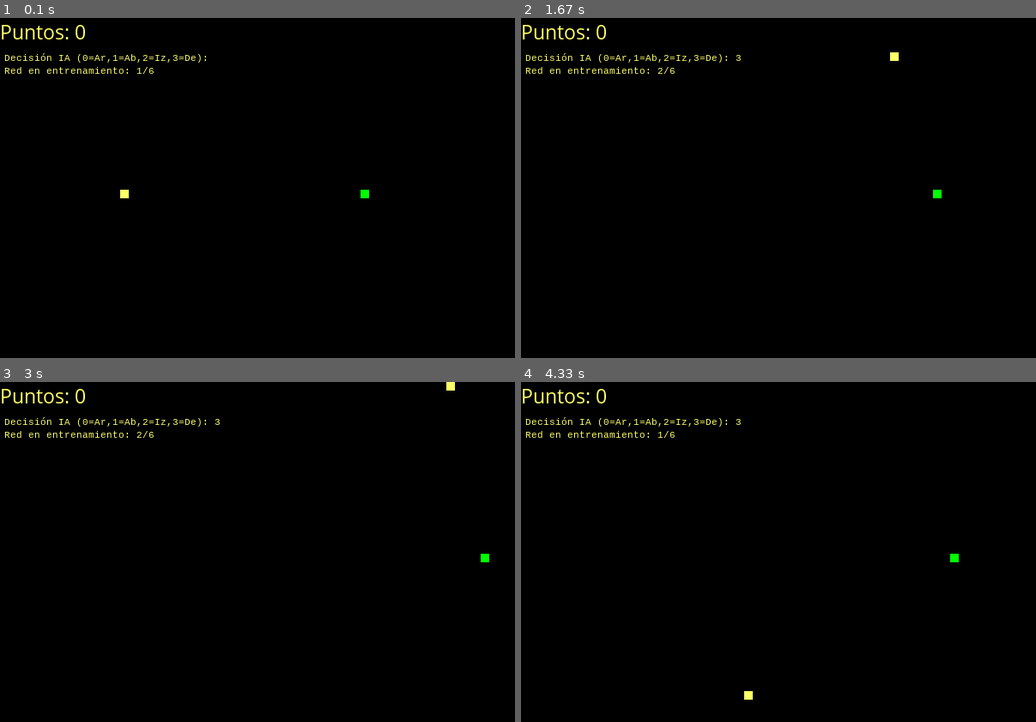
Above: before the commit, frames 1-4 (two rows, left to right).
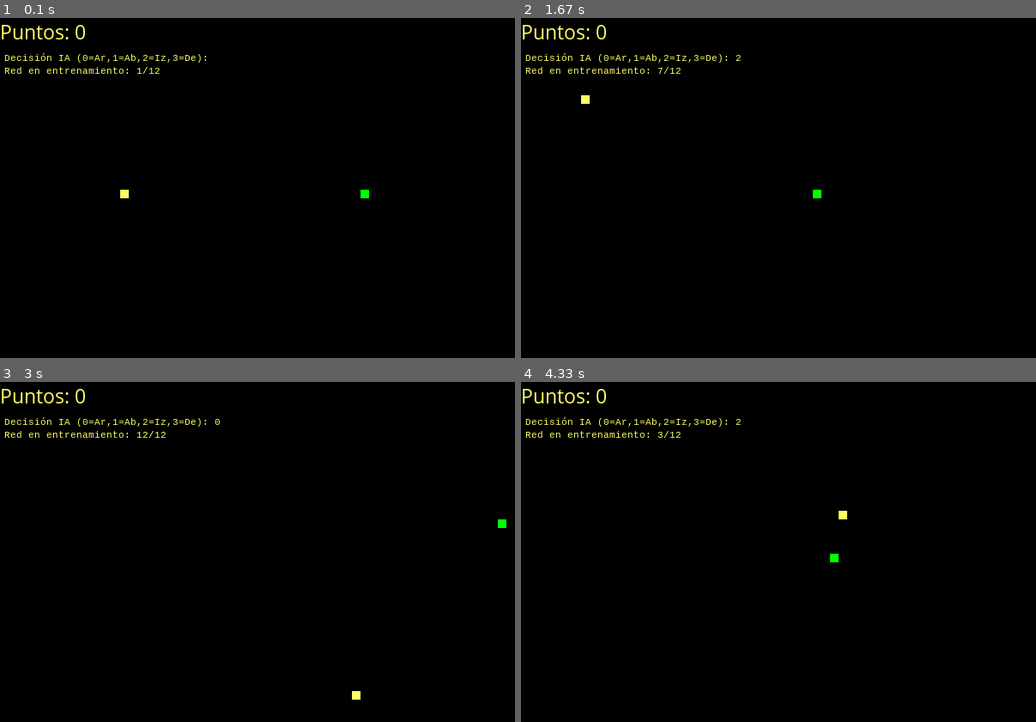
Above: after the commit, the same moments.

Repository: PonchoRey/Ometecu_2026
Game: pygame game, started from snake_IA.py
Two runs of this game, one before a commit and one after it. Both use one fixed random seed, a clock stepped at 60 frames per second and the inputs below.
Inputs:
- Up to frame 1 (0.1 s): no input
- Up to frame 2 (1.67 s): tap S at 0.33, 0.67 s
- Up to frame 3 (3 s): no input
- Up to frame 4 (4.33 s): no input

The runs differ from the first frame. In frame 1, less than 0.1% of the frame differs, in the area x 28-31%, y 14-17%; in frame 2, 0.2%; in frame 3, 0.2%, in the area x 26-99%, y 0-94%; in frame 4, 0.2%.

Commit message:
muchas pruebas de entrenamiento, lo importe: bug en --baseGenetico.py-- se arregla fuga de datos al regresar la poblacion en funcion.

Diff:
--- a/4_ejemplo_genetico.py
+++ b/4_ejemplo_genetico.py
@@ -4,14 +4,14 @@
 
 
 TAM_POBLACION_NEURONAL = 6
-NUM_GENERACIONES = 20000
+NUM_GENERACIONES = 1
 array_poblacion_red = []
 poblacion_con_fitness = []
 
 
 for x in range(TAM_POBLACION_NEURONAL):
     red_neuronal = Ometecu()
-    red_neuronal.set_config_red(capa_inicial=6, capa_intermedia=20, capa_final=5)
+    red_neuronal.set_config_red(capa_inicial=1, capa_intermedia=4, capa_final=1)
     valor_aleatoreo = [round(random.uniform(0.2, 0.8), 10) for elem in red_neuronal.get_memoria()]
     red_neuronal.set_memoria_genetico(valor_aleatoreo)
     array_poblacion_red.append(red_neuronal)
@@ -21,14 +21,34 @@
                        tasa_mutacion=0.01, num_generaciones=NUM_GENERACIONES)
 
 
+print("se genra la poblacion y se signa el fitnees por primera vez")
+fitnees = [1,2,9,4,5,1]
+array_poblacion_red = ag.redes_genetico(fitnees, array_poblacion_red)
+ag.estadisticas_poblacion()
+print("--------------------------------------------------------------")
+print('\n')
+#se realiza primera ejecucion
+ag.ejecutar()
 
-fitnees = [0,0,0,0,0,10]
-ag.set_poblacion_fitnees(fitnees, array_poblacion_red)
-print(len(array_poblacion_red[3].get_memoria()), len(ag.get_poblacion()[3][:-1]))
-# print("----------------")
-# for x in ag.get_poblacion():
-#     print(x)
-# print("----------")
-# ag.ejecutar() # EJECUTA EL PROCESO DONDE REALIZA LA MUTACION, EL CRECE Y AGREGA LOS HIJOS NUEVOS
-# for x in ag.get_poblacion():
-#     print(x)
+print("se obtiene la poblacion despues de realizar la primera ejecucion")
+nuevo_fitnees = []
+print('\n')
+for pobla in ag.get_poblacion():
+    nuevo_fitnees.append(pobla[-1:][0])
+    print(pobla)
+
+print("--------------------------------------------------------------")
+print('\n')
+
+print("se genera la nueva poblacion con el fitnees")
+print(nuevo_fitnees)
+array_poblacion_red = ag.redes_genetico(nuevo_fitnees, array_poblacion_red)
+ag.estadisticas_poblacion()
+
+print("--------------------------------------------------------------")
+print('\n')
+
+
+# print('\n')
+# for pobla in ag.get_poblacion():
+#     print(pobla)
--- a/baseGenetico.py
+++ b/baseGenetico.py
@@ -10,17 +10,34 @@
         self.poblacion = []
         self.poblacion_con_fitness = []
 
-    def set_poblacion_fitnees(self, array_fitnees, array_poblacion):
+    def redes_genetico(self, array_fitnees, array_redes):
+        self.poblacion_con_fitness = []
         array_fitnees = [1 if valor == 0 else valor for valor in array_fitnees]
-        for index, red in enumerate(array_poblacion):
+        for index, red in enumerate(array_redes):
             genoma = red.get_memoria()
             genoma_con_fitness = list(genoma) + [array_fitnees[index]] #FITNESS INICIAL
             self.poblacion_con_fitness.append(genoma_con_fitness)
+        self.set_poblacion(self.poblacion_con_fitness)
 
-        self.set_poblacion(self.poblacion_con_fitness)
+        self.ejecutar()
+
+        for index, red in enumerate(self.get_poblacion()):
+            array_redes[index].set_memoria_genetico(red[:-1])
+
+
+        return array_redes
+
 
     def inicializar_poblacion(self):
         self.poblacion = [[round(random.uniform(0.1, 0.9), 1) for _ in range(self.longitud_genoma)] for _ in range(self.tam_poblacion)]
+
+    def estadisticas_poblacion(self):
+
+        print("Poblacion actual -----------------------------------------------")
+        for pobla in self.poblacion_con_fitness:
+            print(pobla)
+        print("Poblacion actual -----------------------------------------------")
+
 
     def set_poblacion(self, var):
         self.poblacion = var
@@ -66,7 +83,7 @@
             for i in range(0, self.tam_poblacion - 2, 2):
                 padre1, padre2 = seleccionados[i], seleccionados[i+1]
                 hijo1, hijo2 = self.cruce(padre1, padre2)
-                nueva_poblacion.extend([self.mutacion(hijo1), hijo2])
+                nueva_poblacion.extend([self.mutacion(hijo1), self.mutacion(hijo2)])
 
             self.poblacion = nueva_poblacion
 
--- a/snake_IA.py
+++ b/snake_IA.py
@@ -8,7 +8,7 @@
 pygame.init()
 
 # --- GENETICO ---
-TAM_POBLACION_NEURONAL = 6
+TAM_POBLACION_NEURONAL = 12
 NUM_GENERACIONES = 1
 global array_poblacion_red
 array_poblacion_red = []
@@ -22,8 +22,8 @@
 # --- Configuración Red Neuronal ---
 for x in range(TAM_POBLACION_NEURONAL):
     red_neuronal = Ometecu()
-    red_neuronal.set_config_red(capa_inicial=21, capa_intermedia=5, capa_final=4)
-    red_neuronal.funcionActivacion("r", "r", "r")
+    red_neuronal.set_config_red(capa_inicial=21, capa_intermedia=10, capa_final=4)
+    red_neuronal.funcionActivacion("s", "r", "r")
     valor_aleatoreo = [round(random.uniform(-0.9, 0.9), 10) for elem in red_neuronal.get_memoria()]
     red_neuronal.set_memoria_genetico(valor_aleatoreo)
     array_poblacion_red.append(red_neuronal)
@@ -58,10 +58,12 @@
 fuente_ia = pygame.font.SysFont("consolas", 12)
 
 def algoritmo_genetico(fitnees_score):
-    ag.set_poblacion_fitnees(fitnees_score, array_poblacion_red)
-    ag.ejecutar()
-    for index, red in enumerate(ag.get_poblacion()):
-        array_poblacion_red[index].set_memoria_genetico(red[:-1])
+    # ag.set_poblacion_fitnees(fitnees_score, array_poblacion_red)
+    # ag.ejecutar()
+    # for index, red in enumerate(ag.get_poblacion()):
+    #     array_poblacion_red[index].set_memoria_genetico(red[:-1])
+    global array_poblacion_red
+    array_poblacion_red = ag.redes_genetico(fitnees_score, array_poblacion_red)
 
 def mostrar_puntuacion(puntos):
     texto_puntos = fuente_puntos.render("Puntos: " + str(puntos), True, AMARILLO)
@@ -243,7 +245,7 @@
         if muerto:
             # Ahora la puntuación se guarda correctamente sin importar de qué muera
             index_redes += 1
-            fitnees_score.append(largo_vibora * 100 )  # + tiempo_con_vida
+            fitnees_score.append((largo_vibora * 100 ) + tiempo_con_vida )  # + tiempo_con_vida
             #print(largo_vibora)
 
             if index_redes >= TAM_POBLACION_NEURONAL:
--- a/variables.json
+++ b/variables.json
@@ -1 +1 @@
-{"neo": {"apren": 0.2,"capa1": 2,"capa2": 30,"capa3": 1}}
+{"neo": {"apren": 0.2,"capa1": 1,"capa2": 4,"capa3": 1}}
